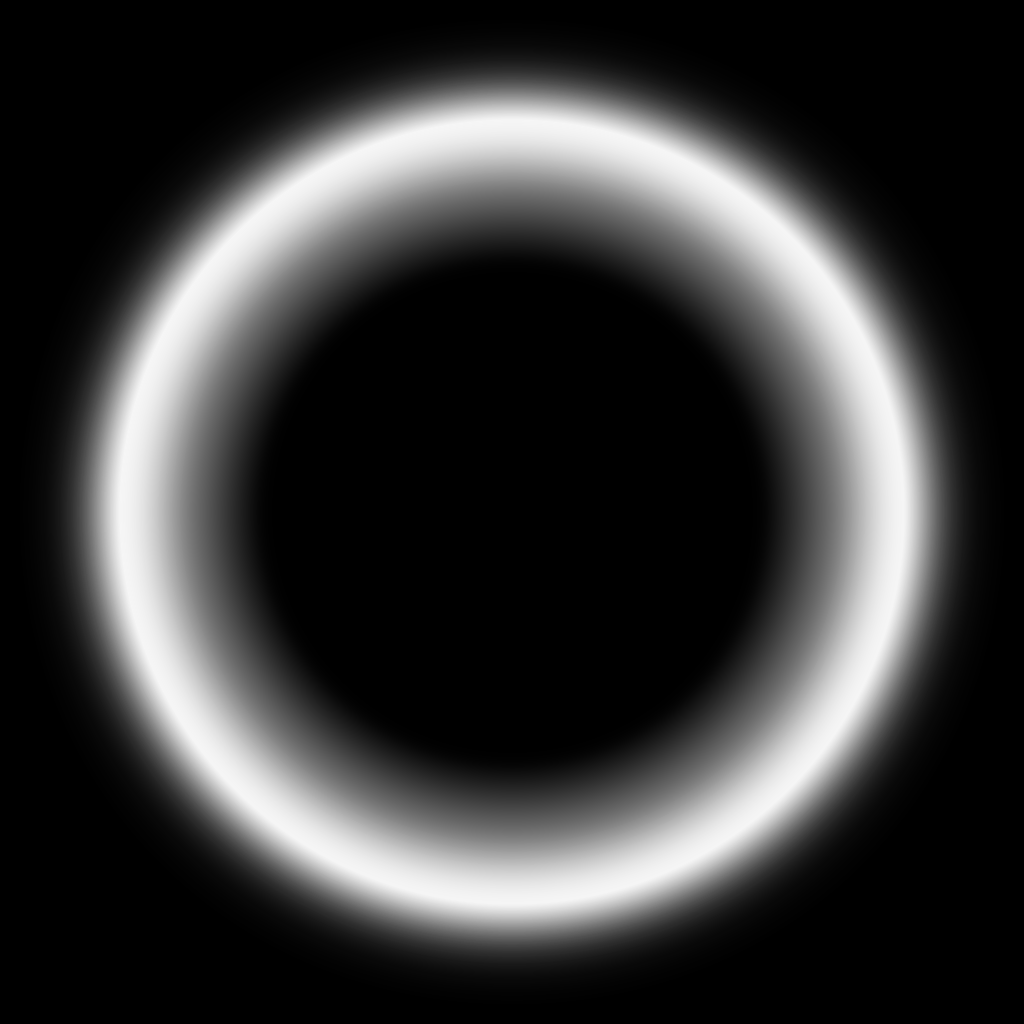
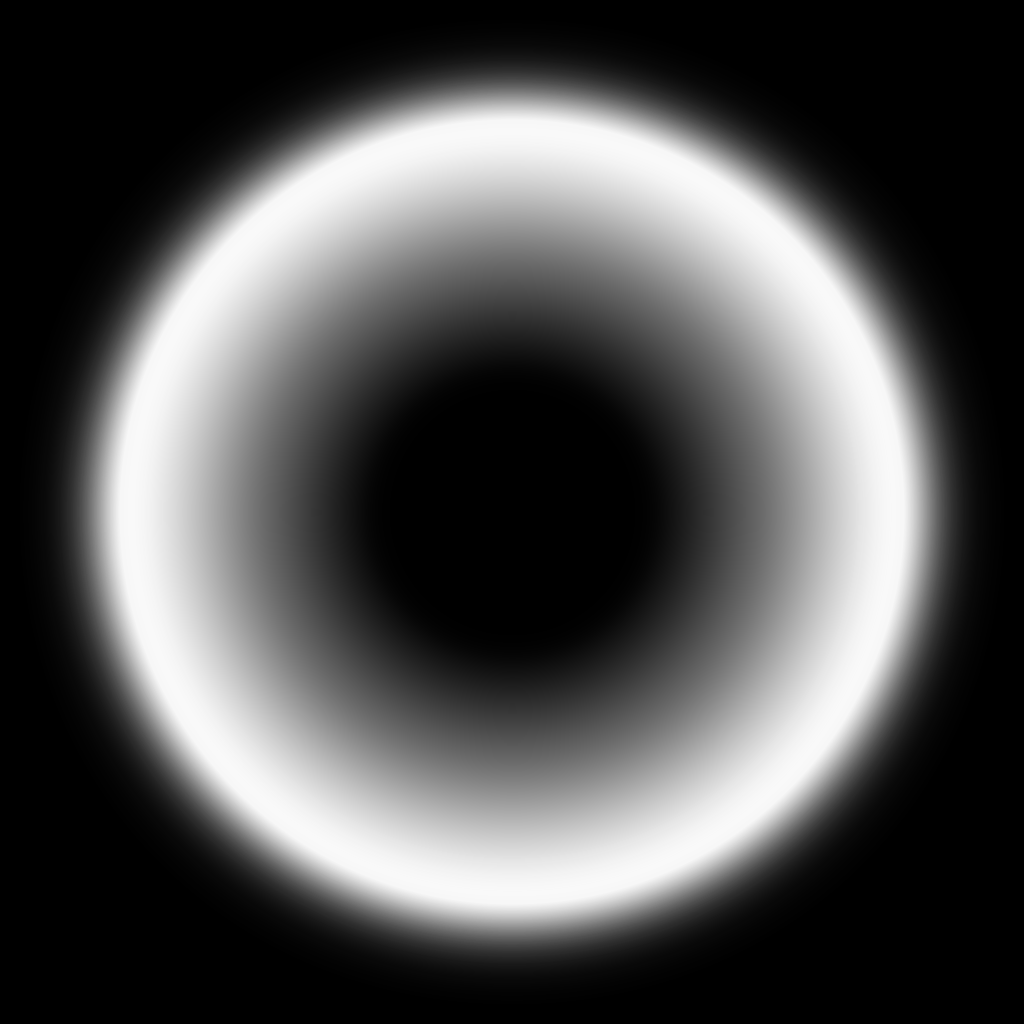
Before/after of a 1024px x 1024px layered artwork. What changed in the layer stack:
pixels changed over (123, 123, 902, 902) (layer not identified)
